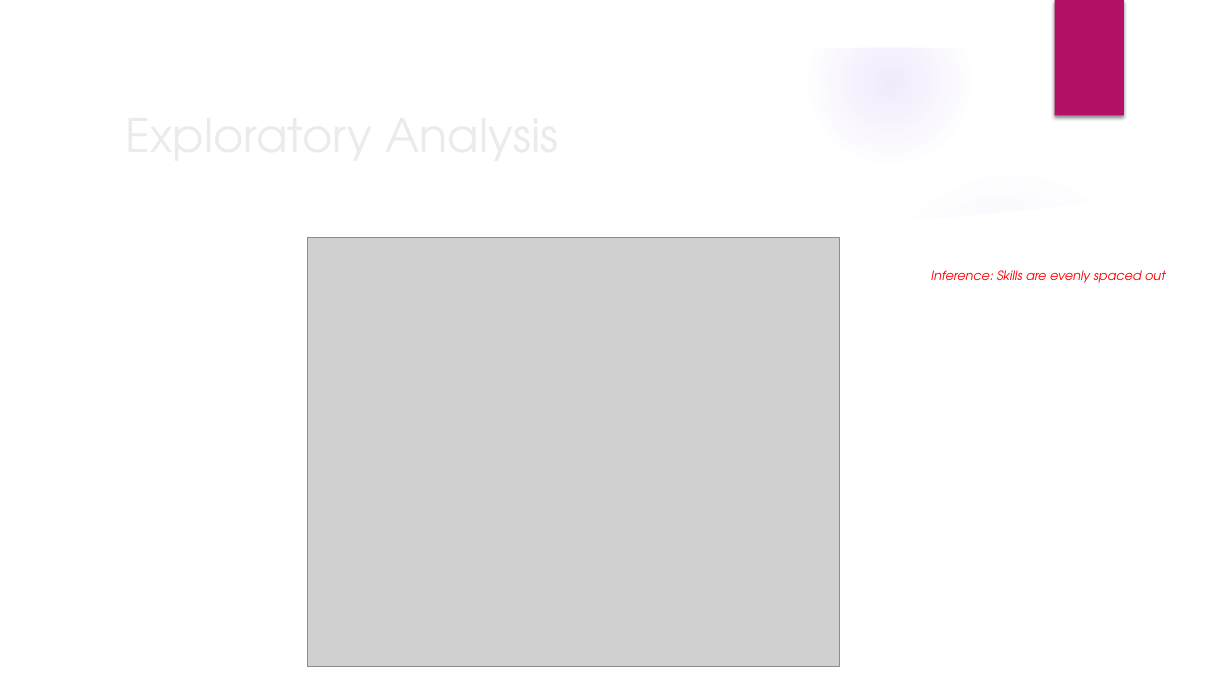
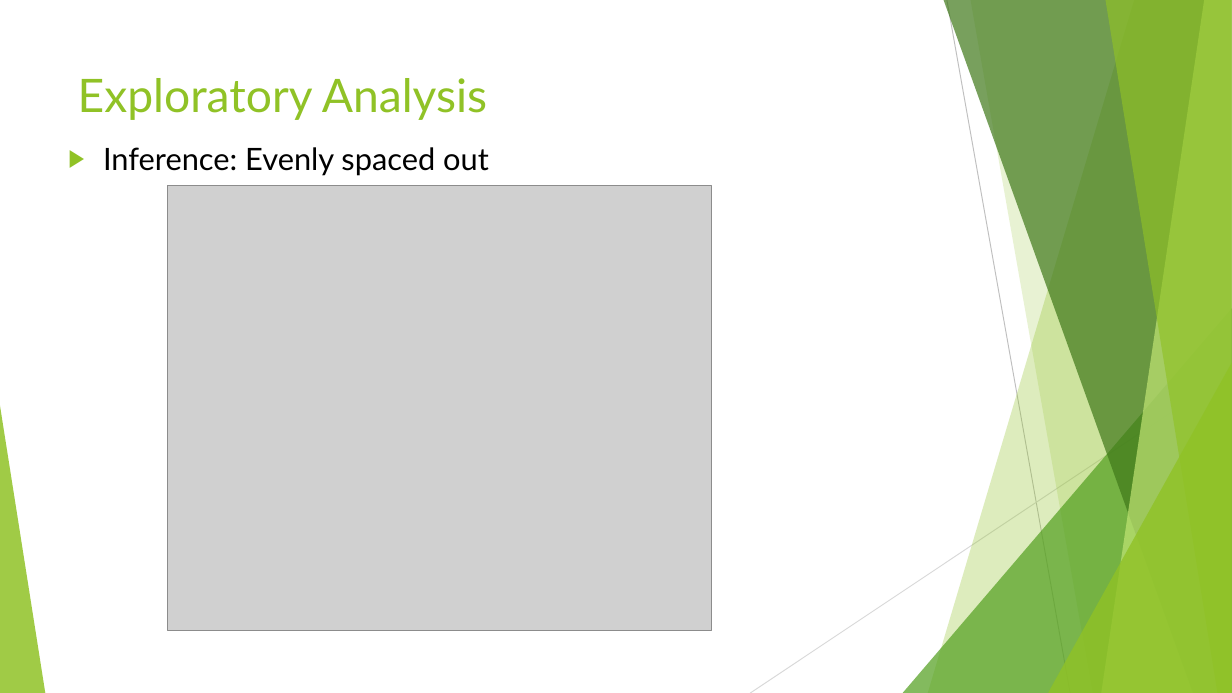
Before and after one commit to sharax/ECE_143_Group_11, a slide deck: slide 8 of ECE_143.pptx (slide 7 before the commit). Drawn at 1232x693 pixels with LibreOffice and Linux fonts; fonts in the diff are those of the drawing; grey boxes stand for pictures; background and template pictures are left out. Boxes give left, top, right and bottom in pixels: in the first picture for what was removed or moved away, otherwise in the second. Text is boxed around its words. In the diff, an @@ line names an element or a change of style, - is before the commit and + after.

```diff
--- a/ECE_143.pptx
+++ b/ECE_143.pptx
@@ group removed at (x1=0, y1=0, x2=1232, y2=693): 5 ellipses, 3 freeform shapes @@
@@ rectangle removed at (x1=1055, y1=0, x2=1124, y2=116) @@
@@ title "Exploratory Analysis" moved from (x1=116, y1=98, x2=1002, y2=169) to (x1=78, y1=78, x2=487, y2=120) @@
@@ title "Exploratory Analysis" at (x1=78, y1=78, x2=487, y2=120): font TeX Gyre Adventor to Lato, text colour #EBEBEB to #90C226; vertical alignment middle to top @@
@@ text at (x1=103, y1=147, x2=489, y2=176): text changed; size 10 to 24 pt; font TeX Gyre Adventor to Lato; text colour #FF0000 to #000000; italic off @@
-Inference: Skills are evenly spaced out
+▶ Inference: Evenly spaced out
@@ picture resized from (x1=307, y1=238, x2=839, y2=666) to (x1=168, y1=186, x2=712, y2=631) @@
@@ group added at (x1=0, y1=0, x2=1232, y2=693): 5 freeform shapes, 3 triangles, 2 lines @@
```
Also in this commit, not shown: 11 other slides changed, 6 slides added, 7 slides removed.
